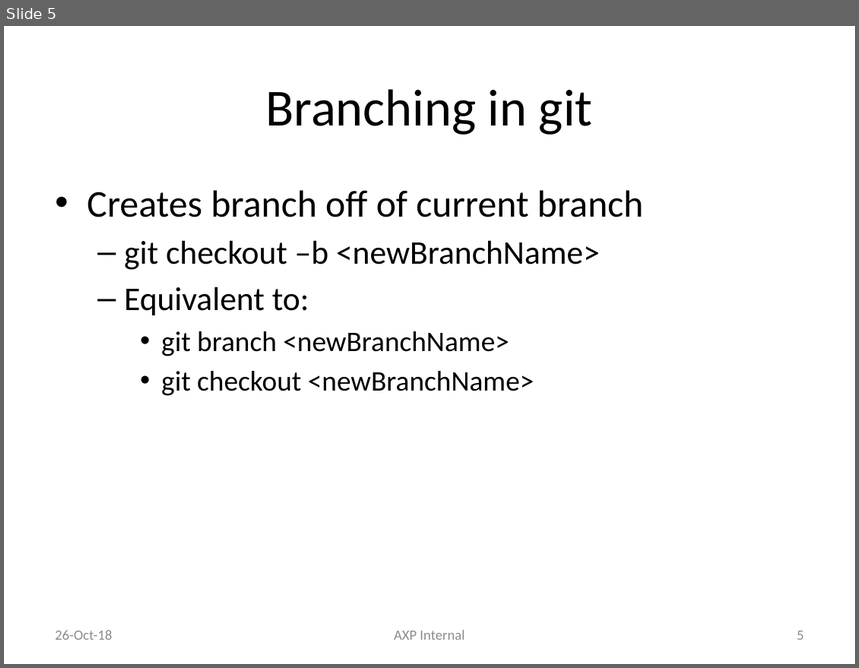
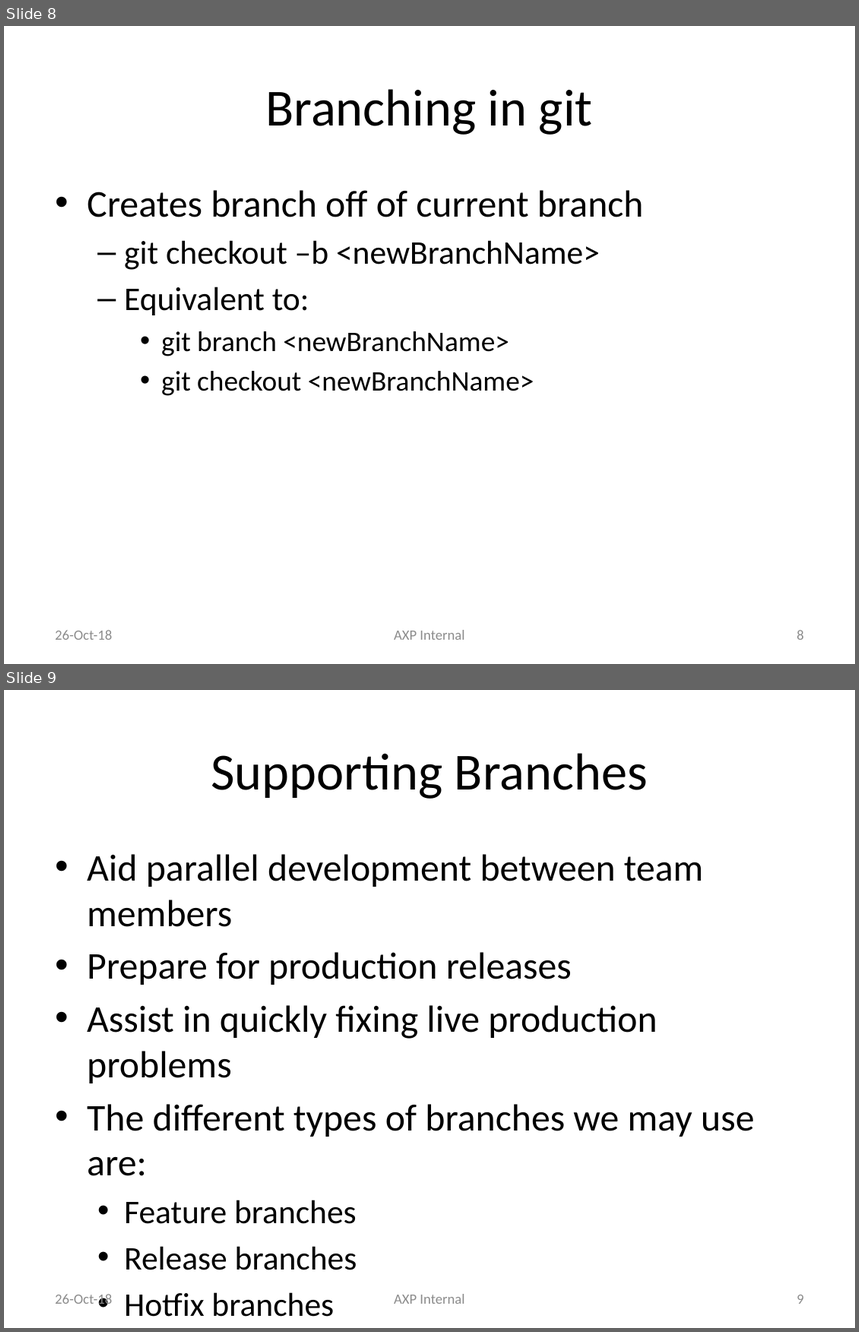
Before and after one commit to liyuan6006/GitStrategies, a slide deck: Branching.pptx. Shown one above the other, each under a label of ours: slide 5 before the commit, slides 8 and 9 after it. The pictures are 859x668 and 859x1332 pixels, drawn with LibreOffice and Linux fonts; fonts in the diff are those of the drawing. Boxes give left, top, right and bottom in pixels: in the first picture for what was removed or moved away, otherwise in the second. Text is boxed around its words. In the diff, an @@ line names an element or a change of style, - is before the commit and + after.

```diff
--- a/Branching.pptx
+++ b/Branching.pptx
@@ slide 9 added at [4, 690, 855, 1328], background #FFFFFF @@
@@ title added at [211, 753, 648, 799], 44 pt, text #000000 @@
+Supporting Branches
@@ text added at [87, 854, 754, 1317], 32 pt, text #000000 @@
+• Aid parallel development between team members
+• Prepare for production releases
+• Assist in quickly fixing live production problems
+• The different types of branches we may use are:
+  • Feature branches
+  • Release branches
+  • Hotfix branches
@@ text added at [55, 1294, 112, 1308], 12 pt, text #8C8C8C @@
+26-Oct-18
@@ text added at [394, 1294, 465, 1304], 12 pt, text #8C8C8C @@
+AXP Internal
@@ page number added at [797, 1295, 804, 1304], 12 pt, text #8C8C8C @@
+9
@@ what was slide 5 is now slide 8 @@
@@ page number at [797, 630, 804, 640]: text changed @@
-5
+8
```
Also in this commit, not shown: 3 slides changed, 2 other slides added.
